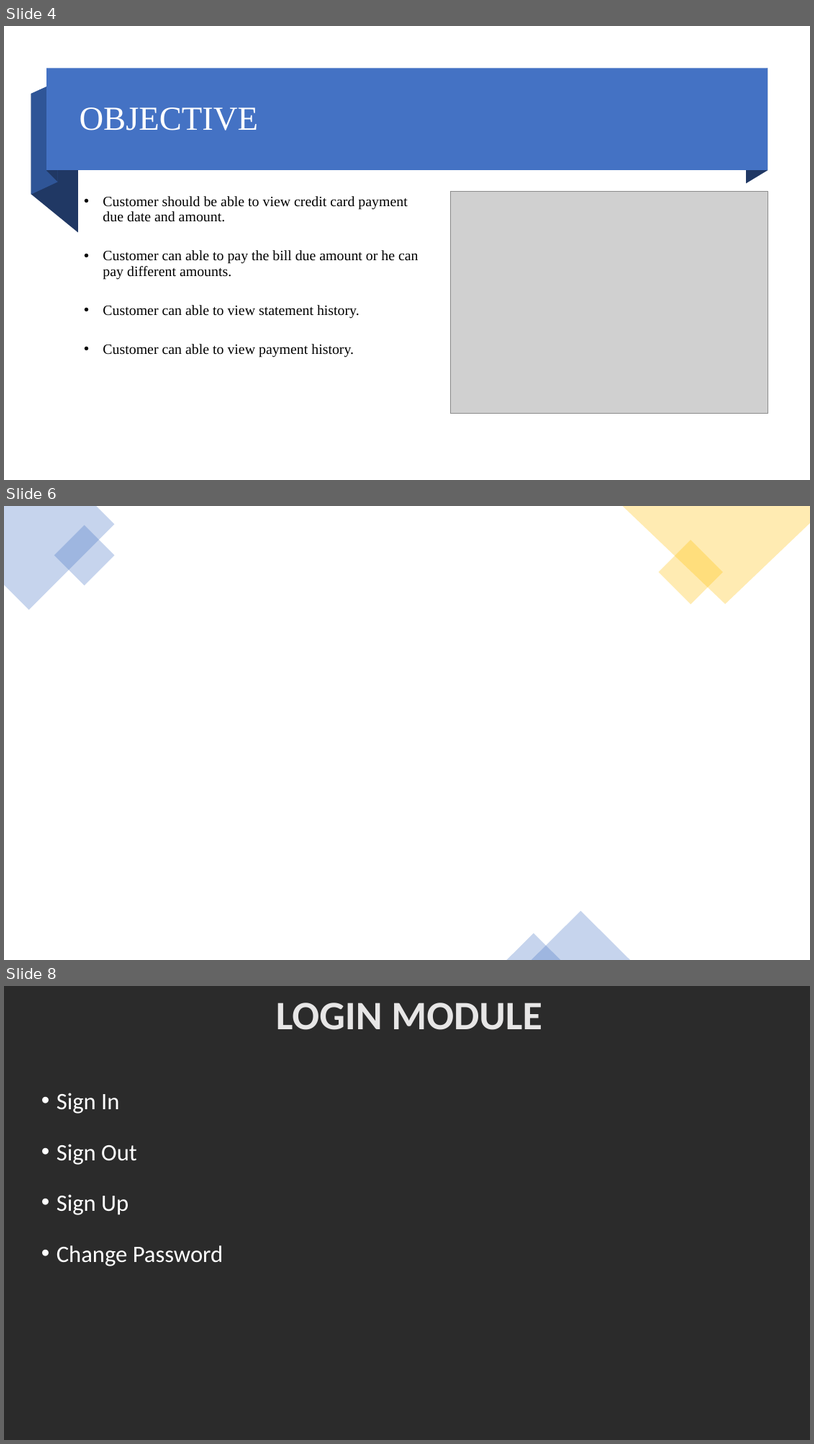
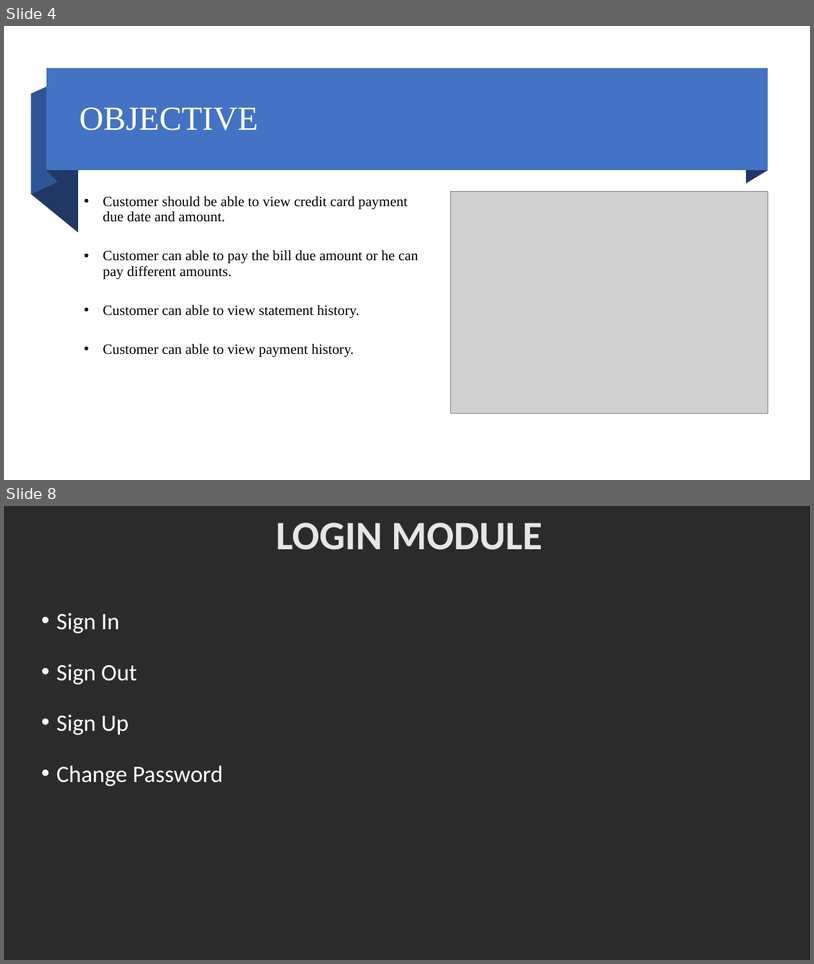
Before and after one commit to joshisangeeta/CreditCardPaymentApplication, a slide deck: FinalPresentation.pptx. Shown one above the other, each under a label of ours: slides 4, 6 and 8 before the commit, slides 4 and 8 after it; the slides between them are not shown. The pictures are 814x1444 and 814x964 pixels, drawn with LibreOffice and Linux fonts; fonts in the diff are those of the drawing; grey boxes stand for pictures; background and template pictures are left out; a plain dark background stands for a picture behind light text. Boxes give left, top, right and bottom in pixels: in the first picture for what was removed or moved away, otherwise in the second. Text is boxed around its words. In the diff, an @@ line names an element or a change of style, - is before the commit and + after.

```diff
--- a/FinalPresentation.pptx
+++ b/FinalPresentation.pptx
@@ slide 6 removed at [4, 506, 810, 960], background picture (left out) @@
@@ freeform shape removed at [4, 506, 115, 610] @@
@@ rectangle removed at [54, 525, 115, 586] @@
@@ freeform shape removed at [623, 506, 810, 604] @@
@@ rectangle removed at [658, 540, 723, 605] @@
@@ triangle removed at [532, 911, 630, 960] @@
@@ triangle removed at [507, 933, 561, 960] @@
```
Also in this commit, not shown: 1 slide changed, 1 slide added.
